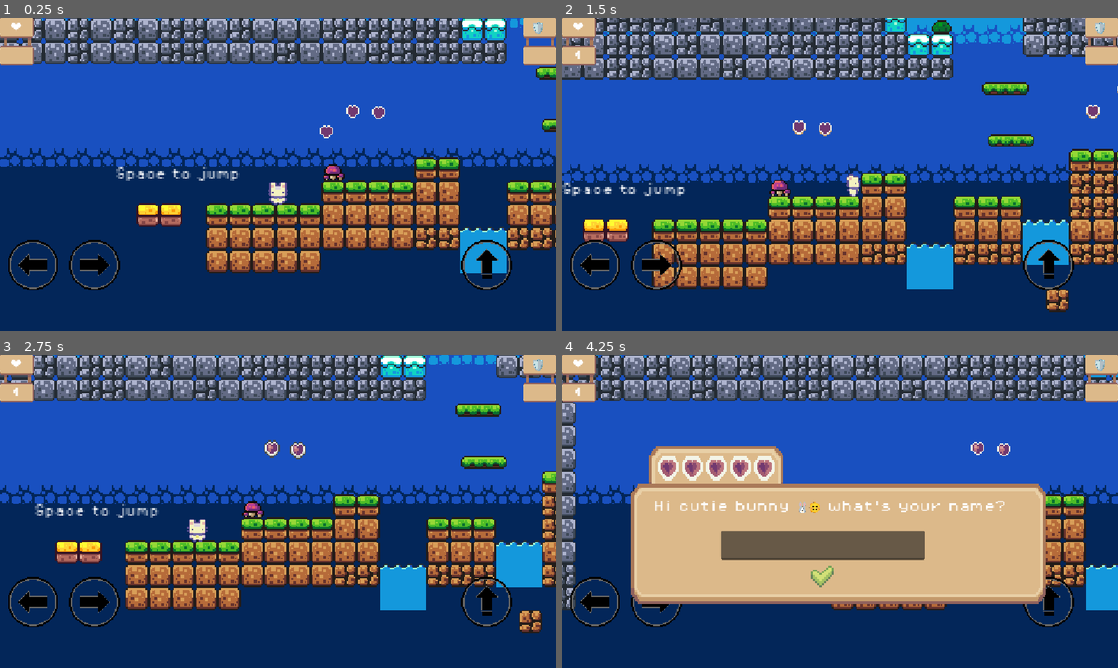
Above: before the commit, frames 1-4 (two rows, left to right).
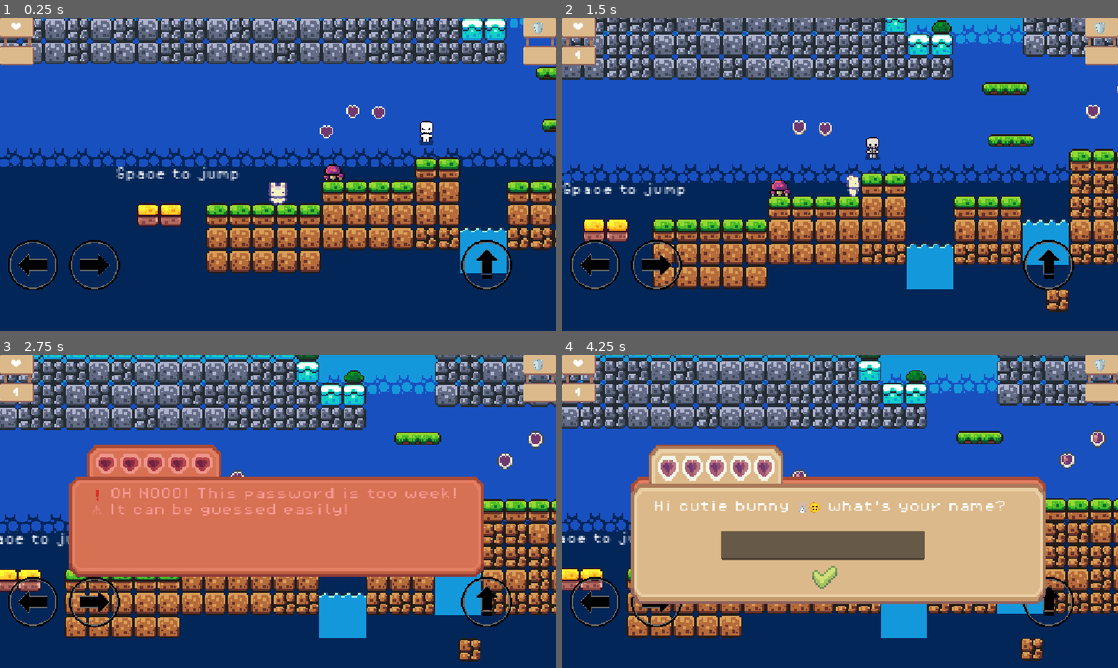
Above: after the commit, the same moments.

Repository: JasmineJ11/SafeBunny
Game: Godot game, scene res://scences/game.tscn
Two runs of this game, one before a commit and one after it. Both use one fixed random seed, a clock stepped at 60 frames per second and the inputs below.
Inputs (mouse positions are in pixels of both pictures, inside the frame that each line leads up to):
- Up to frame 1 (0.25 s): no input
- Up to frame 2 (1.5 s): tap Enter at 0.5 s; hold Right (move_right) from 0.53 s (still down); tap Space (jump) at 0.77 s
- Up to frame 3 (2.75 s): tap Space (jump) at 1.52 s; release Right (move_right) at 2 s; click (177, 558) at 2 s, where only the run after the commit has a clickable "👉 Cat2026"
- Up to frame 4 (4.25 s): hold Left (move_left) 2.78-3.53 s; hold Right (move_right) from 3.53 s (still down); tap Space (jump) at 3.77 s

The runs differ from the first frame. In frame 1, 0.2% of the frame differs, in the area x 75-78%, y 32-41%; in frame 2, 0.2%; in frame 3, 61%, in the area x 0-100%, y 0-98%; in frame 4, 31%.

Commit message:
monster only triggered once after choosing right password

Diff:
--- a/scences/game.tscn
+++ b/scences/game.tscn
@@ -517,7 +517,7 @@
 script = ExtResource("19_udhis")
 
 [node name="Monster" parent="Event" unique_id=289106508 instance=ExtResource("18_3sylk")]
-position = Vector2(2486, -66)
+position = Vector2(135, -12)
 
 [node name="Player" parent="." unique_id=1193462206 instance=ExtResource("1_lbs7c")]
 position = Vector2(33, 32)
--- a/scripts/monster.gd
+++ b/scripts/monster.gd
@@ -9,25 +9,25 @@
 @onready var player: Node = get_parent().get_node_or_null("Player")
 
 
+var is_triggered = false
+# if complete this event
+var password_event_completed = false
+
 func set_player_paused(paused: bool) -> void:
 	if player:
 		player.set("is_paused", paused)
-
-
-
-var is_triggered = false
 
 func _ready():
 	password_panel.hide()
 
 func _on_body_entered(body: Node2D) -> void:
 	if body.name == "Player" and not is_triggered:
-		# ensure we target the actual player instance that triggered the area
+		if password_event_completed:
+			return # if complete, return
 		player = body
 		is_triggered = true
 		start_pwevent()
 		game_manager.play_notification_sound()
-
 
 func start_pwevent():
 	password_panel.show()
@@ -35,9 +35,7 @@
 	button_weak.show()
 	button_strong.show()
 	password_label.text = "👾 Danger! Someone is attacking your account!
-🔐 Choose a password to protect yourself!"
-
-
+		🔐 Choose a password to protect yourself!"
 
 func _on_button_weak_pressed() -> void:
 	button_weak.hide()
@@ -45,15 +43,13 @@
 	if fail_sound: fail_sound.play()
 	password_panel.modulate = Color(0.977, 0.609, 0.6, 1.0)
 	password_label.text = "❗ OH NOOO! This password is too week!
-	⚠️ It can be guessed easily!"
+		⚠️ It can be guessed easily!"
 	await get_tree().create_timer(2.5).timeout
 	password_panel.modulate = Color.WHITE
 	password_label.text = "❗ You lose 1 safety point!"
 	await get_tree().create_timer(2).timeout
 	game_manager.sub_Safetypoint()
-
 	finish_event()
-
 
 func _on_button_strong_pressed() -> void:
 	button_weak.hide()
@@ -63,12 +59,12 @@
 	password_label.text = "🛡 Strong password created!"
 	await get_tree().create_timer(2.5).timeout
 	password_panel.modulate = Color.WHITE
-	password_label.text = "✨ You protected your information!
-	✨ You got 1 safety point!"
+	password_label.text = "✨ You protected your information!\n✨ You got 1 safety point!"
 	await get_tree().create_timer(2.5).timeout
 	password_label.text = "🐱 Complex and unpredictable passwords are the safest!"
 	await get_tree().create_timer(3).timeout
 	game_manager.add_Safetypoint()
+	password_event_completed = true # once answer right, completed
 	finish_event()
 
 func finish_event():
